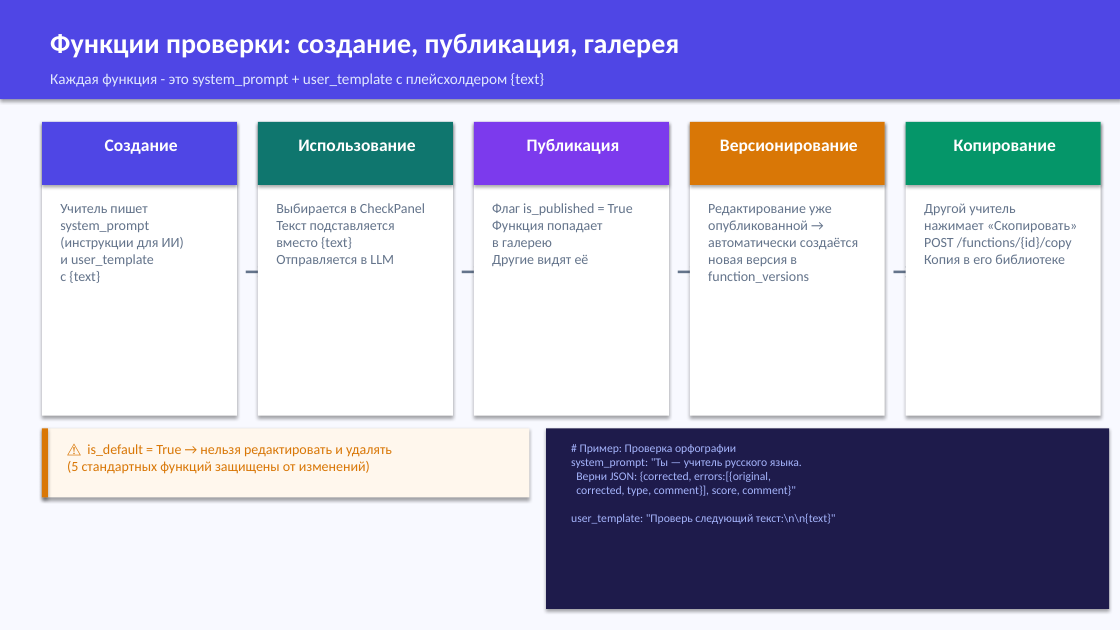
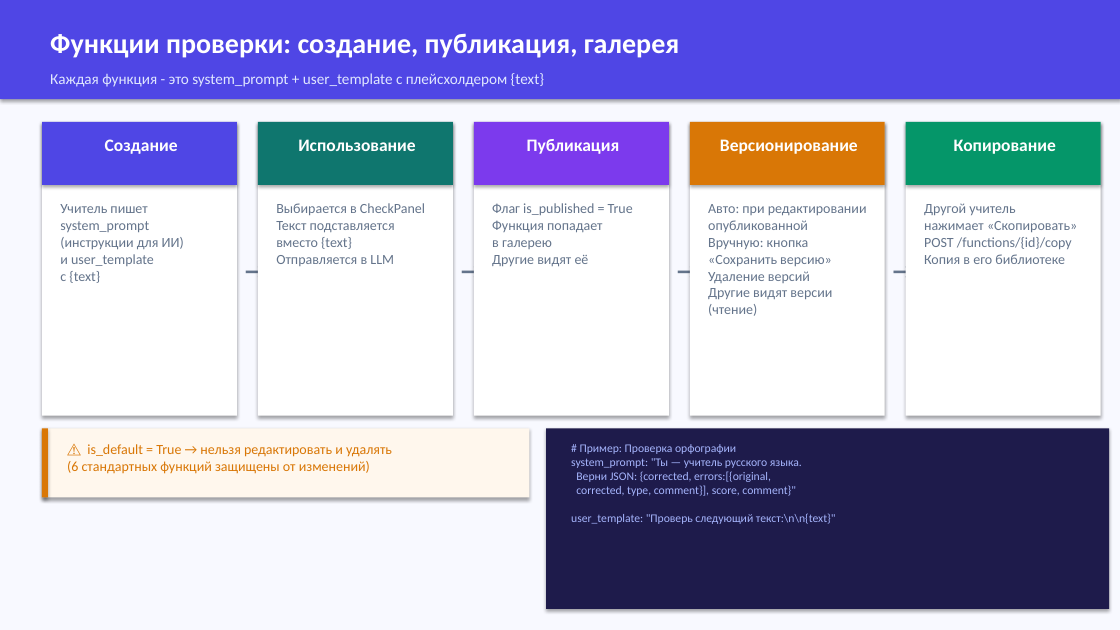
Before and after one commit to KatyaDolgova/russian-handwriting-checker, a slide deck: slide 12 of russian-handwriting-checker-new/RusYazyk_AI_v2.pptx. Drawn at 1120x630 pixels with LibreOffice and Linux fonts; fonts in the diff are those of the drawing. Boxes give left, top, right and bottom in pixels: in the first picture for what was removed or moved away, otherwise in the second. Text is boxed around its words. In the diff, an @@ line names an element or a change of style, - is before the commit and + after.

```diff
--- a/russian-handwriting-checker-new/RusYazyk_AI_v2.pptx
+++ b/russian-handwriting-checker-new/RusYazyk_AI_v2.pptx
@@ text at [708, 204, 867, 316]: text changed @@
-Редактирование уже
-опубликованной →
-автоматически создаётся
-новая версия в function_versions
+Авто: при редактировании опубликованной
+Вручную: кнопка «Сохранить версию»
+Удаление версий
+Другие видят версии (чтение)
@@ text at [67, 444, 392, 474]: text changed @@
-⚠ is_default = True → нельзя редактировать и удалять
-(5 стандартных функций защищены от изменений)
+⚠ is_default = True → нельзя редактировать и удалять
+(6 стандартных функций защищены от изменений)
```
Also in this commit, not shown: 8 other slides changed, 38 other files.
